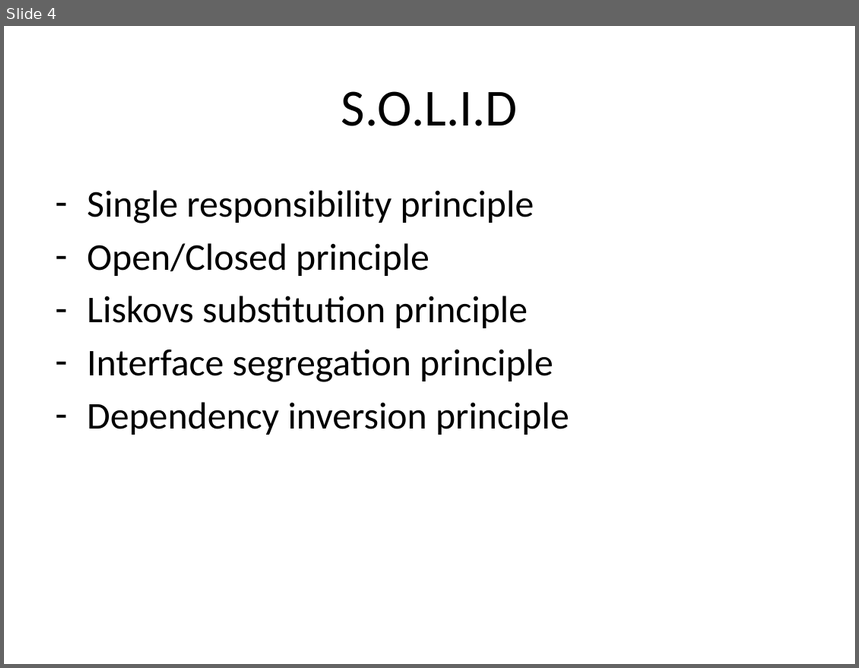
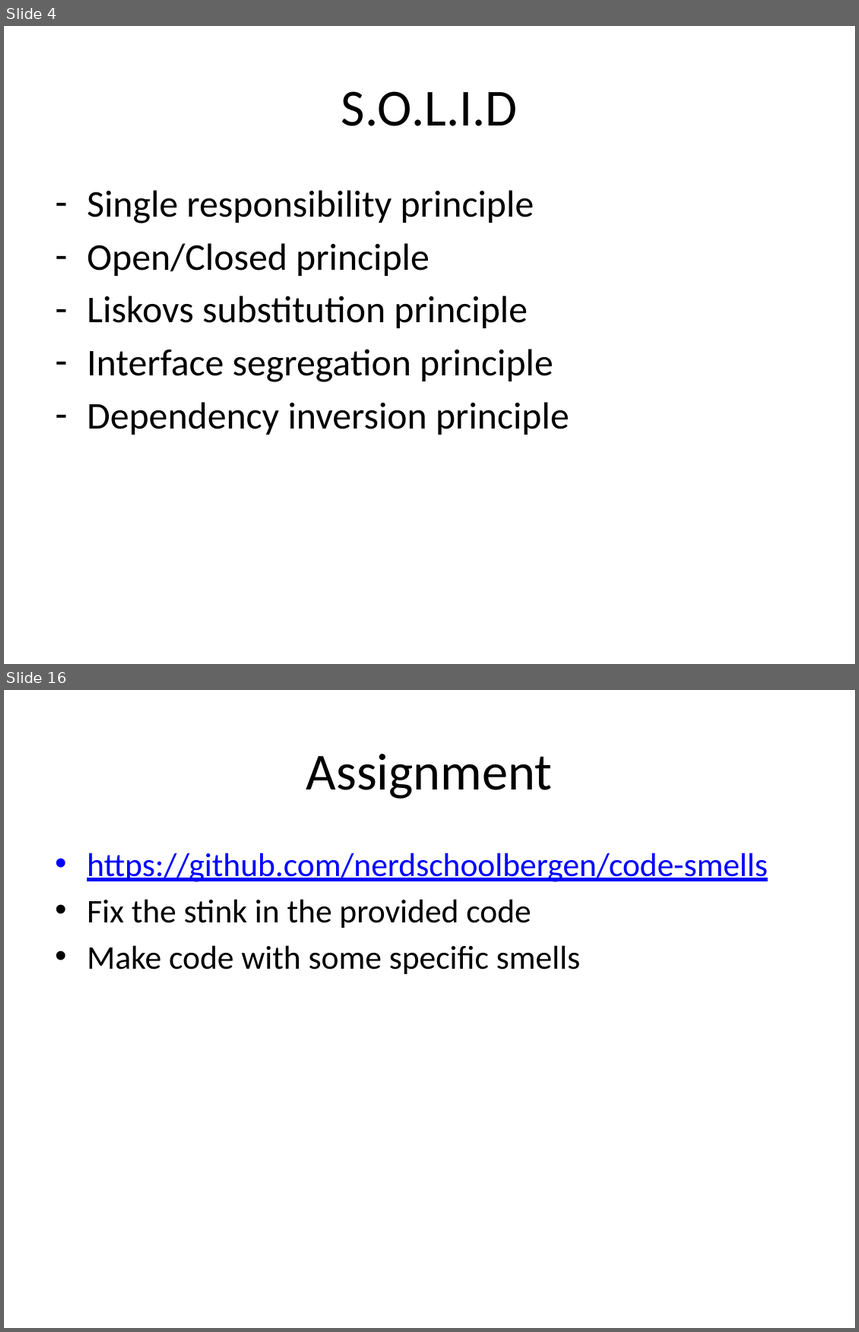
Before and after one commit to nerdschoolbergen/code-smells, a slide deck: code_smells.pptx. Shown one above the other, each under a label of ours: slide 4 before the commit, slides 4 and 16 after it; the slides between them are not shown. The pictures are 859x668 and 859x1332 pixels, drawn with LibreOffice and Linux fonts; fonts in the diff are those of the drawing. Boxes give left, top, right and bottom in pixels: in the first picture for what was removed or moved away, otherwise in the second. Text is boxed around its words. In the diff, an @@ line names an element or a change of style, - is before the commit and + after.

```diff
--- a/code_smells.pptx
+++ b/code_smells.pptx
@@ slide 16 added at bbox=[4, 690, 855, 1328], background #FFFFFF @@
@@ title added at bbox=[306, 754, 553, 799], 44 pt, text #000000 @@
+Assignment
@@ text added at bbox=[87, 853, 768, 974], 28 pt, text #000000 @@
+• https://github.com/nerdschoolbergen/code-smells
+• Fix the stink in the provided code
+• Make code with some specific smells
```
Also in this commit, not shown: 11 slides changed, 1 other slide added, 1 slide removed, 1 other file.
